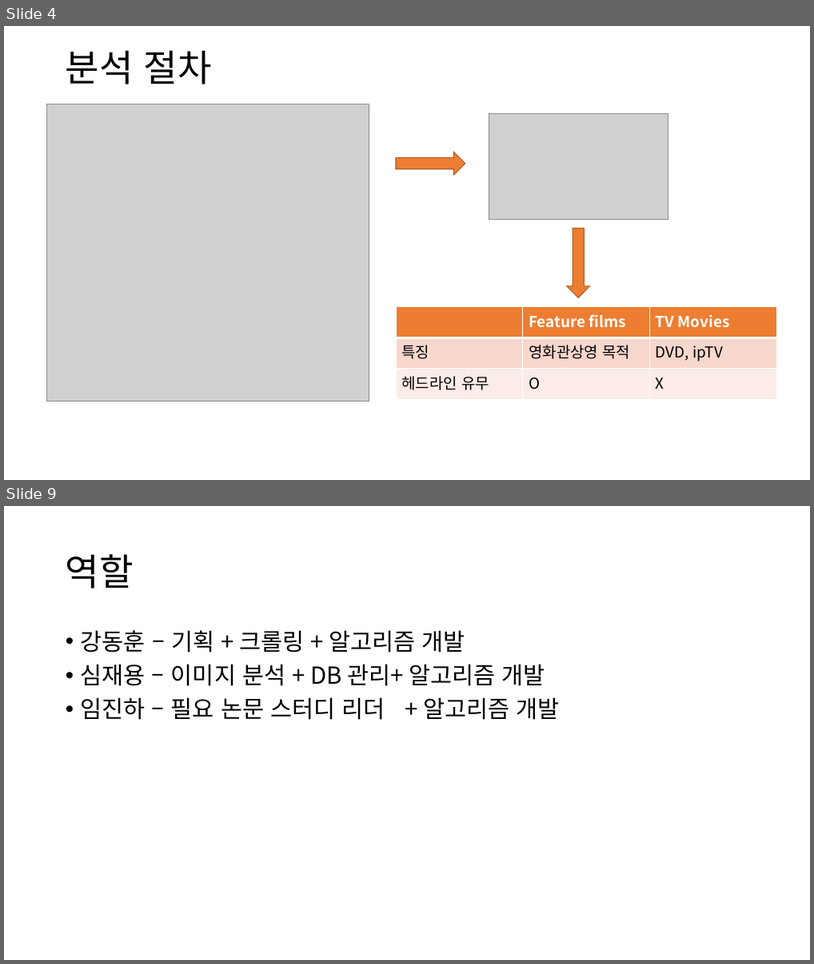
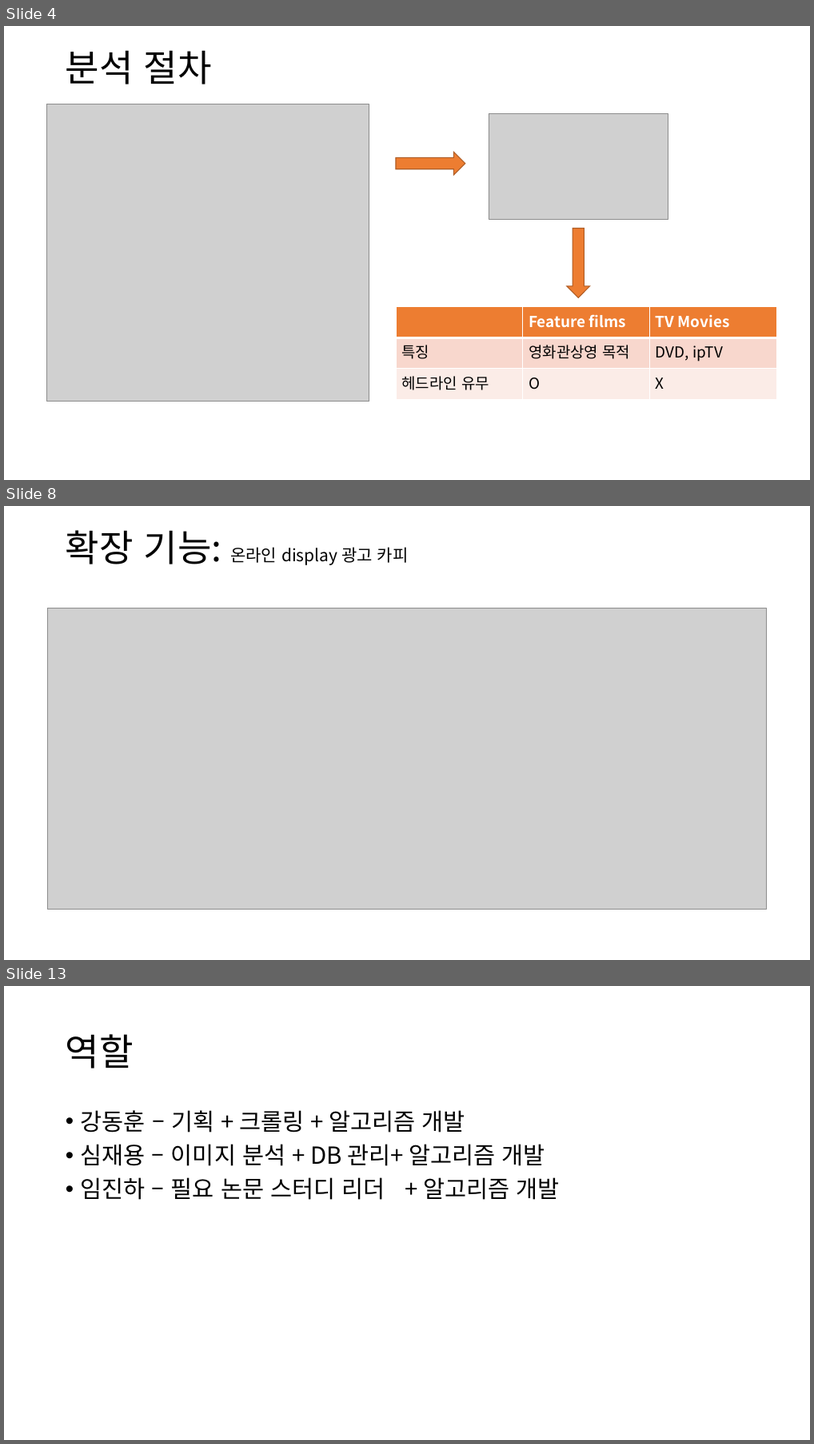
Before and after one commit to DHK810/AIcopywriter, a slide deck: aicopywriter프로젝트진행절차.pptx. Shown one above the other, each under a label of ours: slides 4 and 9 before the commit, slides 4, 8 and 13 after it; the slides between them are not shown. The pictures are 814x964 and 814x1444 pixels, drawn with LibreOffice and Linux fonts; fonts in the diff are those of the drawing; grey boxes stand for pictures. Boxes give left, top, right and bottom in pixels: in the first picture for what was removed or moved away, otherwise in the second. Text is boxed around its words. In the diff, an @@ line names an element or a change of style, - is before the commit and + after.

```diff
--- a/aicopywriter프로젝트진행절차.pptx
+++ b/aicopywriter프로젝트진행절차.pptx
@@ slide 8 added at bbox=[4, 506, 810, 960], background #FFFFFF @@
@@ title added at bbox=[66, 530, 409, 565], 20 pt, text #000000 @@
+확장 기능: 온라인 display 광고 카피
@@ picture added at bbox=[47, 608, 767, 909] @@
@@ what was slide 9 is now slide 13 @@
```
Also in this commit, not shown: 6 slides changed, 3 other slides added, 1 other file.
